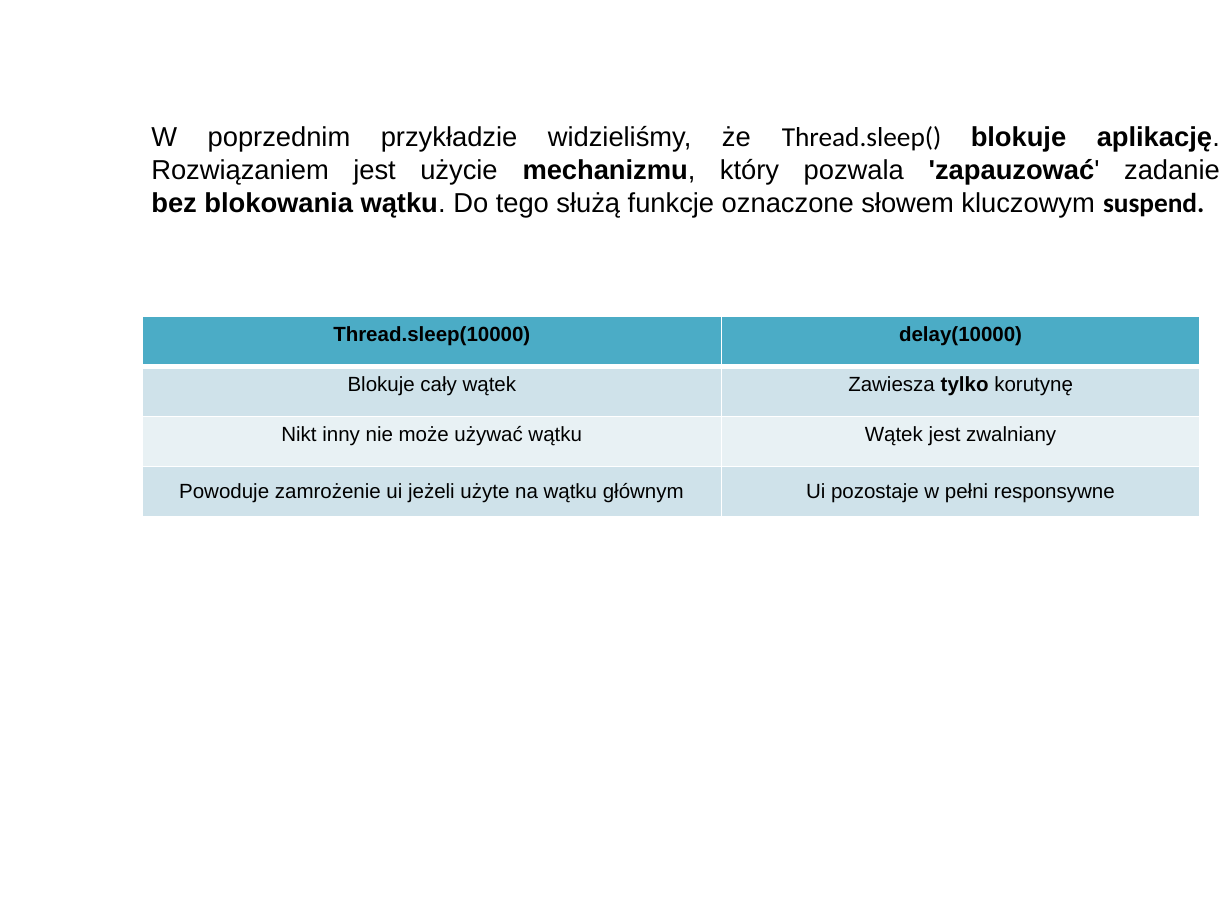
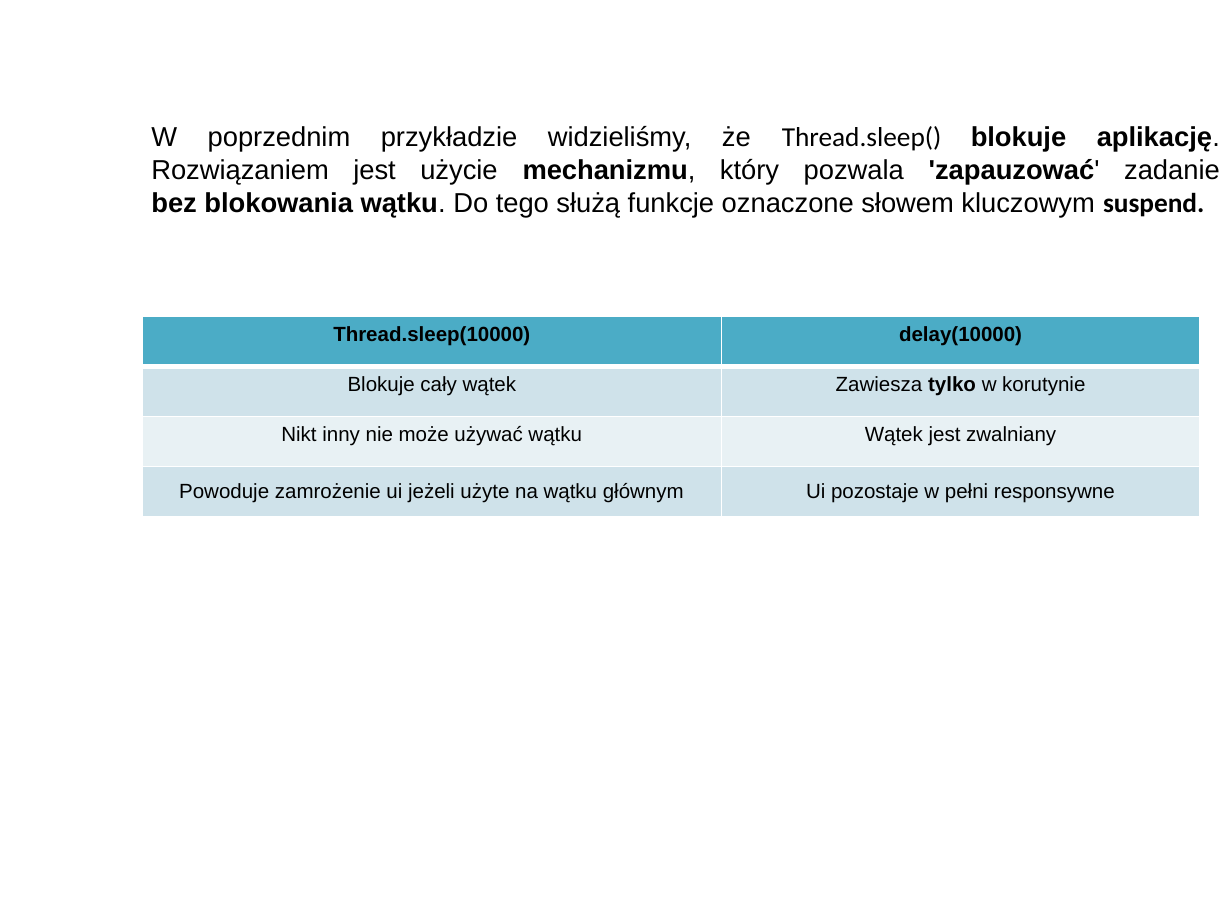
Before and after one commit to RafLew84/ProgUM, a slide deck: slide 12 of PUM2/Aktualne/Wykłady/Wyklad2.pptx. Drawn at 1232x924 pixels with LibreOffice and Linux fonts; fonts in the diff are those of the drawing; background and template pictures are left out. Boxes give left, top, right and bottom in pixels: in the first picture for what was removed or moved away, otherwise in the second. Text is boxed around its words. In the diff, an @@ line names an element or a change of style, - is before the commit and + after.

```diff
--- a/PUM2/Aktualne/Wykłady/Wyklad2.pptx
+++ b/PUM2/Aktualne/Wykłady/Wyklad2.pptx
@@ table at (142,317,1199,553) @@
-row 2, column 2: Zawiesza tylko korutynę
+row 2, column 2: Zawiesza tylko w korutynie
```
Also in this commit, not shown: 1 other slide changed, 1 other file.
